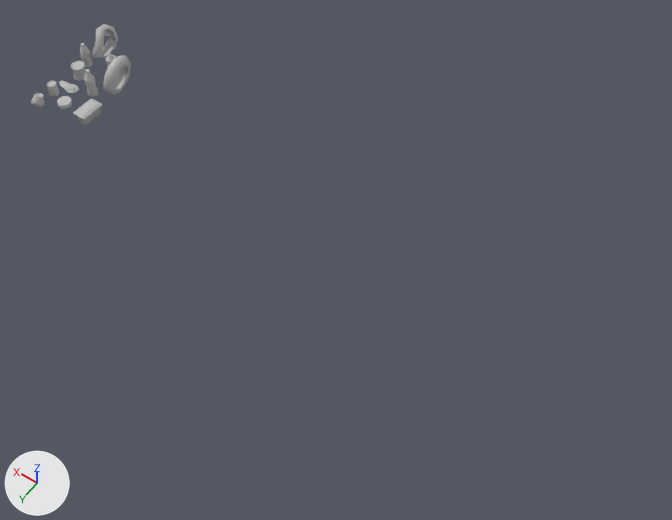
The FBX model Assets/Models/Trash/TrashAlex.fbx as it was, and as the next commit left it.
Both versions are drawn from a camera (50 mm lens) standing at (-0.33, 3.56, 6.09) and looking at (2.45, -0.33, -0.02). The axes (+X, +Y, +Z) are drawn at lower left. The lights are the same throughout. Where no turn or scale is listed for an object, it has been applied to the vertices.

Before the edit, the objects in view are built like this:
```python
ob_trashalex_bottle = bpy.data.objects.new('TrashAlex_Bottle', me_mesh_009)
ob_trashalex_bottle.location = (5.868, -0.889, 0.123)
ob_trashalex_cokebottle = bpy.data.objects.new('TrashAlex_CokeBottle', me_mesh_006)
ob_trashalex_cokebottle.location = (5.506, -0.601, 0.16)
ob_trashalex_flipflop = bpy.data.objects.new('TrashAlex_FlipFlop', me_mesh_005)
ob_trashalex_flipflop.location = (5.757, -0.518, 0.045)
ob_trashalex_foodbox = bpy.data.objects.new('TrashAlex_FoodBox', me_mesh_007)
ob_trashalex_foodbox.location = (5.332, -0.371, 0.041)
ob_trashalex_foodcan = bpy.data.objects.new('TrashAlex_FoodCan', me_mesh_001)
ob_trashalex_foodcan.location = (5.8, -0.72, 0.068)
ob_trashalex_juicecan = bpy.data.objects.new('TrashAlex_JuiceCan', me_mesh_002)
ob_trashalex_juicecan.location = (5.8, -0.379, 0.086)
ob_trashalex_shortcan = bpy.data.objects.new('TrashAlex_ShortCan', me_mesh)
ob_trashalex_shortcan.location = (5.575, -0.31, 0.082)
ob_trashalex_smashedcan = bpy.data.objects.new('TrashAlex_SmashedCan', me_mesh_003)
ob_trashalex_smashedcan.location = (5.785, -0.171, 0.101)
ob_trashalex_tire = bpy.data.objects.new('TrashAlex_Tire', me_mesh_004)
ob_trashalex_tire.location = (5.33, -0.791, 0.195)
```
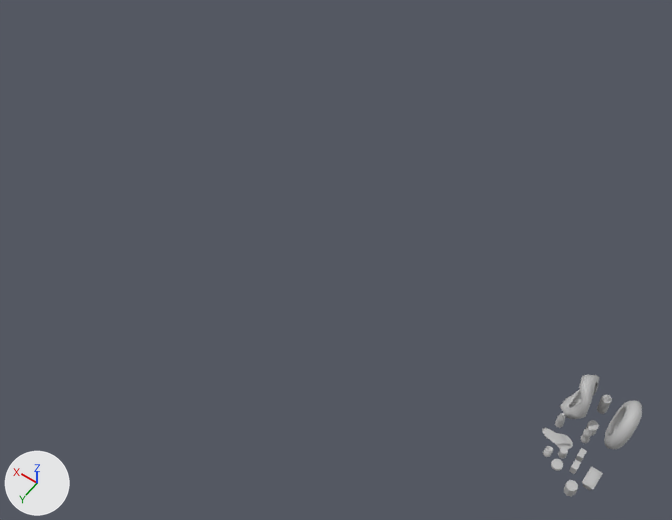
Pixel boxes (x1, y1, x2, y2) of what changed, in the pictures (672 x 520 px):
'TrashAlex_Tire', moved
    before: (104, 55, 131, 95)
    after: (604, 400, 642, 449)
'TrashAlex_DeformedTire', moved
    before: (92, 24, 118, 60)
    after: (560, 375, 599, 419)
'TrashAlex_FoodBox', mesh rescaled, moved (30% narrower, 11% shorter)
    before: (73, 99, 102, 125)
    after: (582, 467, 602, 490)
'TrashAlex_FlipFlop', moved
    before: (59, 80, 79, 94)
    after: (542, 427, 573, 450)
'TrashAlex_CokeBottle', mesh rescaled, moved (20% narrower, 41% shorter)
    before: (84, 69, 98, 97)
    after: (581, 427, 592, 443)
'TrashAlex_FoodCan', mesh rescaled, moved
    before: (71, 61, 86, 81)
    after: (585, 420, 599, 435)
'TrashAlex_Bottle', mesh rescaled, moved (21% narrower, 36% shorter)
    before: (80, 43, 93, 67)
    after: (555, 413, 565, 428)
'TrashAlex_GasCanister', moved
    before: (105, 53, 116, 68)
    after: (597, 394, 612, 414)
'TrashAlex_ShortCan', mesh rescaled, moved (19% narrower, 7% shorter)
    before: (57, 96, 72, 109)
    after: (551, 459, 563, 471)
'TrashAlex_SmashedCan', mesh rescaled, moved (27% narrower, 25% shorter)
    before: (31, 93, 45, 108)
    after: (543, 446, 553, 457)
'TrashAlex_JuiceCan', mesh rescaled, moved
    before: (47, 81, 59, 97)
    after: (558, 447, 568, 459)
'TrashAlex_CatFood', added
    after: (564, 480, 578, 497)
'TrashAlex_Tea1', added
    after: (569, 459, 581, 474)
'TrashAlex_Tea2', added
    after: (575, 448, 587, 462)

The change, as a diff of the scene's bpy script:
```diff
--- a/Assets/Models/Trash/TrashAlex.fbx.py
+++ b/Assets/Models/Trash/TrashAlex.fbx.py
@@ me_mesh_009 @@
 me_mesh_009.from_pydata(...)  # 129 vertices, 127 faces; spans x -0.053..0.053, y -0.053..0.053, z -0.128..0.128
+# me_mesh_009 part 4: the whole mesh is scaled about its middle by 0.6
 me_mesh_009.materials.append(mat_alexprops_material)
@@ me_mesh_006 @@
 me_mesh_006.from_pydata(...)  # 182 vertices, 180 faces; spans x -0.054..0.054, y -0.054..0.054, z -0.141..0.141
+# me_mesh_006 part 6: the whole mesh is scaled about its middle by 0.6
 me_mesh_006.materials.append(mat_alexprops_material)
@@ me_mesh_007 @@
 me_mesh_007.from_pydata(...)  # 72 vertices, 70 faces; spans x -0.075..0.075, y -0.125..0.125, z -0.062..0.062
+# me_mesh_007 part 5: the whole mesh is scaled about its middle by 0.6
 me_mesh_007.materials.append(mat_alexprops_material)
@@ me_mesh @@
 me_mesh.from_pydata(...)  # 62 vertices, 60 faces; spans x -0.068..0.068, y -0.0647..0.0647, z -0.0205..0.0205
+# me_mesh part 2: the whole mesh is scaled about its middle by 0.6
 me_mesh.materials.append(mat_alexprops_material)
@@ me_mesh_003 @@
 me_mesh_003.from_pydata(...)  # 132 vertices, 135 faces; spans x -0.0499..0.0499, y -0.0662..0.0662, z -0.061..0.061
+# me_mesh_003 part 7: the whole mesh is scaled about its middle by 0.6
 me_mesh_003.materials.append(mat_alexprops_material)
@@ me_mesh_001 @@
 me_mesh_001.from_pydata(...)  # 83 vertices, 81 faces; spans x -0.068..0.068, y -0.0647..0.0647, z -0.068..0.068
+# me_mesh_001 part 3: the whole mesh is scaled about its middle by 0.6
 me_mesh_001.materials.append(mat_alexprops_material)
@@ me_mesh_002 @@
 me_mesh_002.from_pydata(...)  # 102 vertices, 105 faces; spans x -0.0478..0.0478, y -0.0454..0.0454, z -0.0641..0.0641
+# me_mesh_002 part 1: the whole mesh is scaled about its middle by 0.6
 me_mesh_002.materials.append(mat_alexprops_material)
@@ ob_trashalex_bottle @@
 ob_trashalex_bottle = bpy.data.objects.new('TrashAlex_Bottle', me_mesh_009)
-ob_trashalex_bottle.location = (5.868, -0.889, 0.123)
+ob_trashalex_bottle.location = (0.233, 0.007, 0.123)
@@ ob_trashalex_gascanister @@
 ob_trashalex_gascanister = bpy.data.objects.new('TrashAlex_GasCanister', me_mesh_008)
-ob_trashalex_gascanister.location = (5.513, -0.906, 0.152)
+ob_trashalex_gascanister.location = (0.033, -0.279, 0.152)
@@ ob_trashalex_deformedtire @@
 ob_trashalex_deformedtire = bpy.data.objects.new('TrashAlex_DeformedTire', me_mesh_010)
-ob_trashalex_deformedtire.location = (5.775, -1.056, 0.212)
+ob_trashalex_deformedtire.location = (0.196, -0.198, 0.212)
@@ ob_trashalex_cokebottle @@
 ob_trashalex_cokebottle = bpy.data.objects.new('TrashAlex_CokeBottle', me_mesh_006)
-ob_trashalex_cokebottle.location = (5.506, -0.601, 0.16)
+ob_trashalex_cokebottle.location = (0.026, 0.026, 0.16)
@@ ob_trashalex_flipflop @@
 ob_trashalex_flipflop = bpy.data.objects.new('TrashAlex_FlipFlop', me_mesh_005)
-ob_trashalex_flipflop.location = (5.757, -0.518, 0.045)
+ob_trashalex_flipflop.location = (0.195, 0.109, 0.045)
@@ ob_trashalex_foodbox @@
 ob_trashalex_foodbox = bpy.data.objects.new('TrashAlex_FoodBox', me_mesh_007)
-ob_trashalex_foodbox.location = (5.332, -0.371, 0.041)
+ob_trashalex_foodbox.location = (-0.147, 0.256, 0.041)
@@ ob_trashalex_shortcan @@
 ob_trashalex_shortcan = bpy.data.objects.new('TrashAlex_ShortCan', me_mesh)
-ob_trashalex_shortcan.location = (5.575, -0.31, 0.082)
+ob_trashalex_shortcan.location = (0.096, 0.317, 0.082)
@@ ob_trashalex_tire @@
 ob_trashalex_tire = bpy.data.objects.new('TrashAlex_Tire', me_mesh_004)
-ob_trashalex_tire.location = (5.33, -0.791, 0.195)
+ob_trashalex_tire.location = (-0.15, -0.164, 0.195)
@@ ob_trashalex_smashedcan @@
 ob_trashalex_smashedcan = bpy.data.objects.new('TrashAlex_SmashedCan', me_mesh_003)
-ob_trashalex_smashedcan.location = (5.785, -0.171, 0.101)
+ob_trashalex_smashedcan.location = (0.192, 0.279, 0.101)
@@ ob_trashalex_foodcan @@
 ob_trashalex_foodcan = bpy.data.objects.new('TrashAlex_FoodCan', me_mesh_001)
-ob_trashalex_foodcan.location = (5.8, -0.72, 0.068)
+ob_trashalex_foodcan.location = (0.026, -0.093, 0.068)
@@ ob_trashalex_juicecan @@
 ob_trashalex_juicecan = bpy.data.objects.new('TrashAlex_JuiceCan', me_mesh_002)
-ob_trashalex_juicecan.location = (5.8, -0.379, 0.086)
+ob_trashalex_juicecan.location = (0.103, 0.216, 0.086)
@@ ob_trashalex_catfood @@
+ob_trashalex_catfood = bpy.data.objects.new('TrashAlex_CatFood', me_mesh_013)  # an 8-sided cylinder along z spanning x -0.0426..0.0426, y -0.0426..0.0426, z -0.0426..0.0426; in mat_alexprops_material (grey #bcbcbc)
+ob_trashalex_catfood.location = (-0.061, 0.408, 0.06)
@@ ob_trashalex_tea2 @@
+ob_trashalex_tea2 = bpy.data.objects.new('TrashAlex_Tea2', me_mesh_012)  # a box spanning x -0.0215..0.0215, y -0.0731..-0.0044, z -0.0344..0.0344; in mat_alexprops_material (grey #bcbcbc)
+ob_trashalex_tea2.location = (-0.007, 0.188, 0.073)
@@ ob_trashalex_tea1 @@
+ob_trashalex_tea1 = bpy.data.objects.new('TrashAlex_Tea1', me_mesh_011)  # a box spanning x -0.0215..0.0215, y 0.0044..0.0731, z -0.0344..0.0344; in mat_alexprops_material (grey #bcbcbc)
+ob_trashalex_tea1.location = (-0.013, 0.215, 0.073)
```
